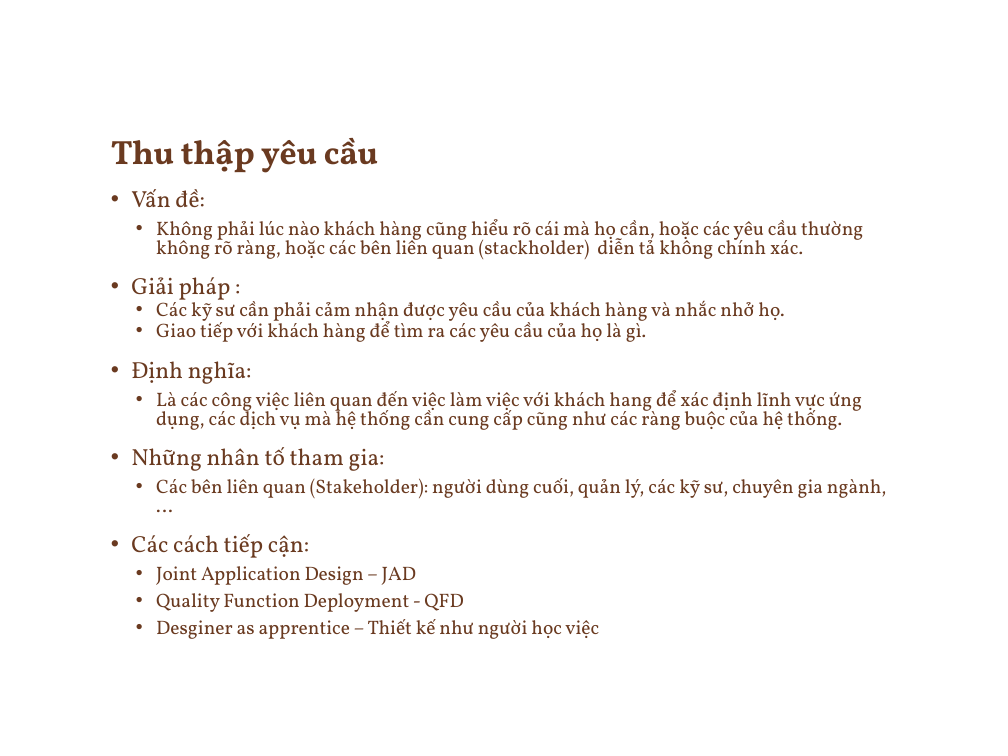
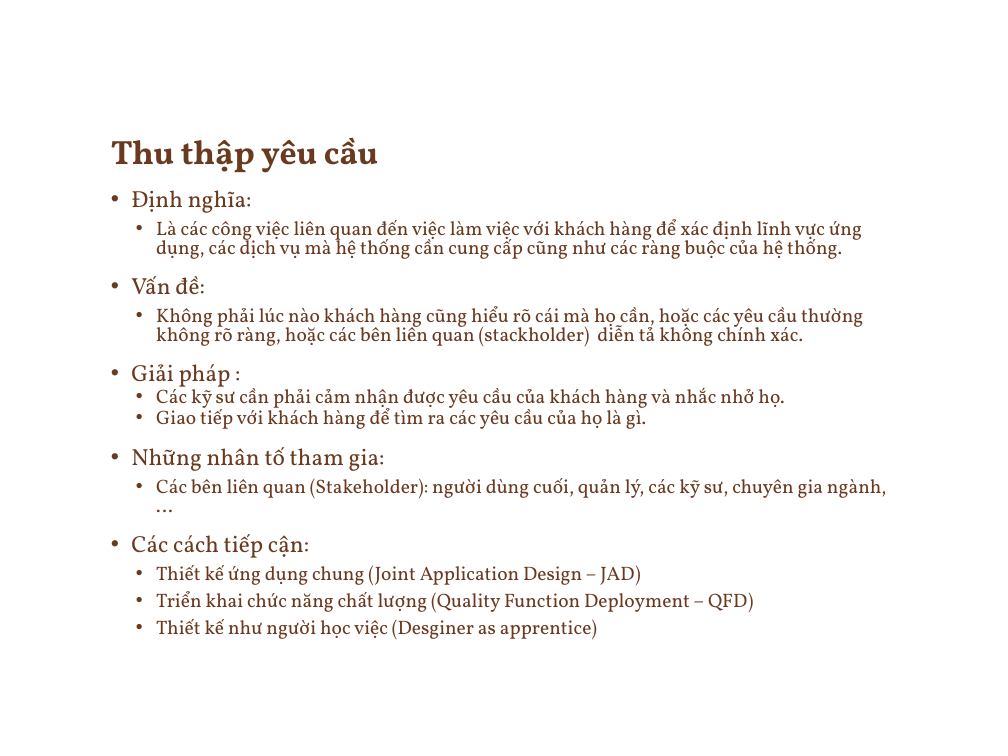
Before and after one commit to ChrisJamison/seminar_cnpm, a slide deck: slide 13 of Seminar/Software Requirement.pptx. Drawn at 1008x756 pixels with LibreOffice and Linux fonts; fonts in the diff are those of the drawing; background and template pictures are left out. Boxes give left, top, right and bottom in pixels: in the first picture for what was removed or moved away, otherwise in the second. Text is boxed around its words. In the diff, an @@ line names an element or a change of style, - is before the commit and + after.

```diff
--- a/Seminar/Software Requirement.pptx
+++ b/Seminar/Software Requirement.pptx
@@ text at box(131, 190, 862, 259): paragraphs added @@
+• Định nghĩa:
+  • Là các công việc liên quan đến việc làm việc với khách hàng để xác định lĩnh vực ứng dụng, các dịch vụ mà hệ thống cần cung cấp cũng như các ràng buộc của hệ thống.
@@ text at box(131, 361, 862, 430): paragraphs removed @@
-• Định nghĩa:
-  • Là các công việc liên quan đến việc làm việc với khách hang để xác định lĩnh vực ứng dụng, các dịch vụ mà hệ thống cần cung cấp cũng như các ràng buộc của hệ thống.
@@ text at box(156, 565, 754, 640): text changed @@
-  • Joint Application Design – JAD
-  • Quality Function Deployment - QFD
-  • Desginer as apprentice – Thiết kế như người học việc
+  • Thiết kế ứng dụng chung (Joint Application Design – JAD)
+  • Triển khai chức năng chất lượng (Quality Function Deployment – QFD)
+  • Thiết kế như người học việc (Desginer as apprentice)
```
Also in this commit, not shown: 3 other slides changed.
